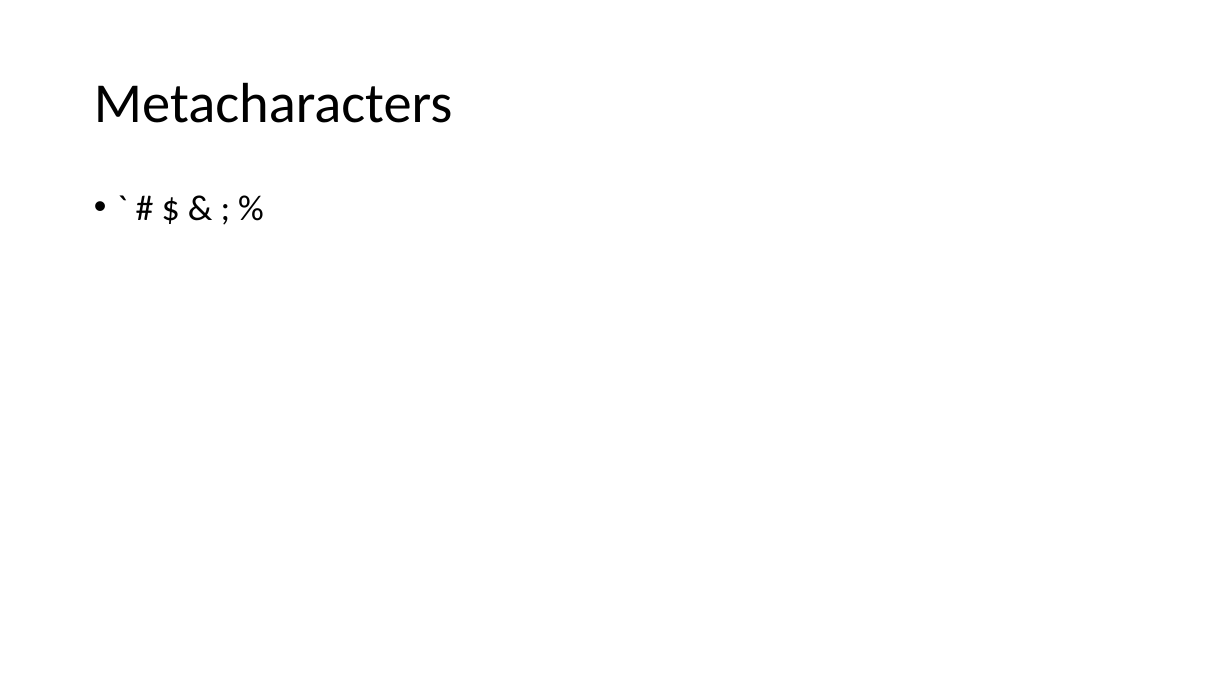
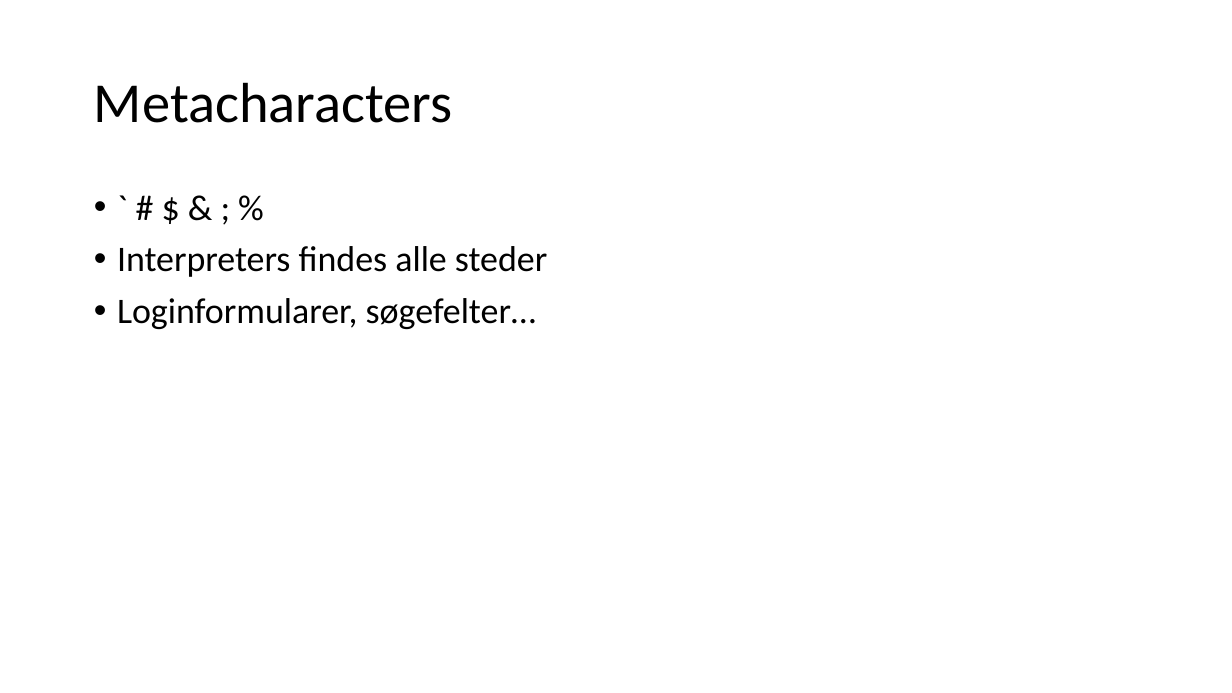
Before and after one commit to Kristiansax/kea-software-security-exam-slides, a slide deck: slide 5 of 7 - Håndtering af tekststrenge i software.pptx. Drawn at 1232x693 pixels with LibreOffice and Linux fonts; fonts in the diff are those of the drawing. Boxes give left, top, right and bottom in pixels: in the first picture for what was removed or moved away, otherwise in the second. Text is boxed around its words. In the diff, an @@ line names an element or a change of style, - is before the commit and + after.

```diff
--- a/7 - Håndtering af tekststrenge i software.pptx
+++ b/7 - Håndtering af tekststrenge i software.pptx
@@ text at (x1=117, y1=246, x2=547, y2=329): paragraphs added @@
+• Interpreters findes alle steder
+• Loginformularer, søgefelter…
```
Also in this commit, not shown: 3 other files.
